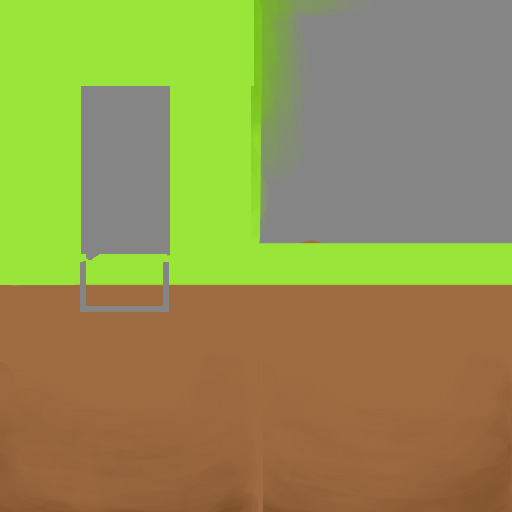
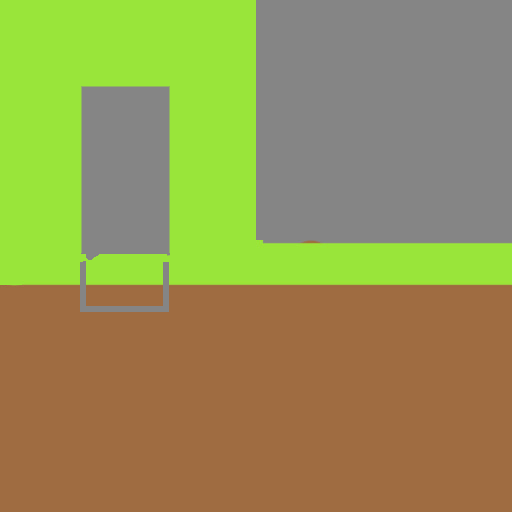
Two versions of the same layered image (512 x 512). Layer-by-layer changes:
painted on "Layer 2" (3rd of 3, in "end tench") over box(81, 0, 374, 253)
renamed "Background" to "Layer 4", painted on it over box(0, 0, 512, 512)
added layer "Block_Dirt" over box(0, 0, 512, 512)
